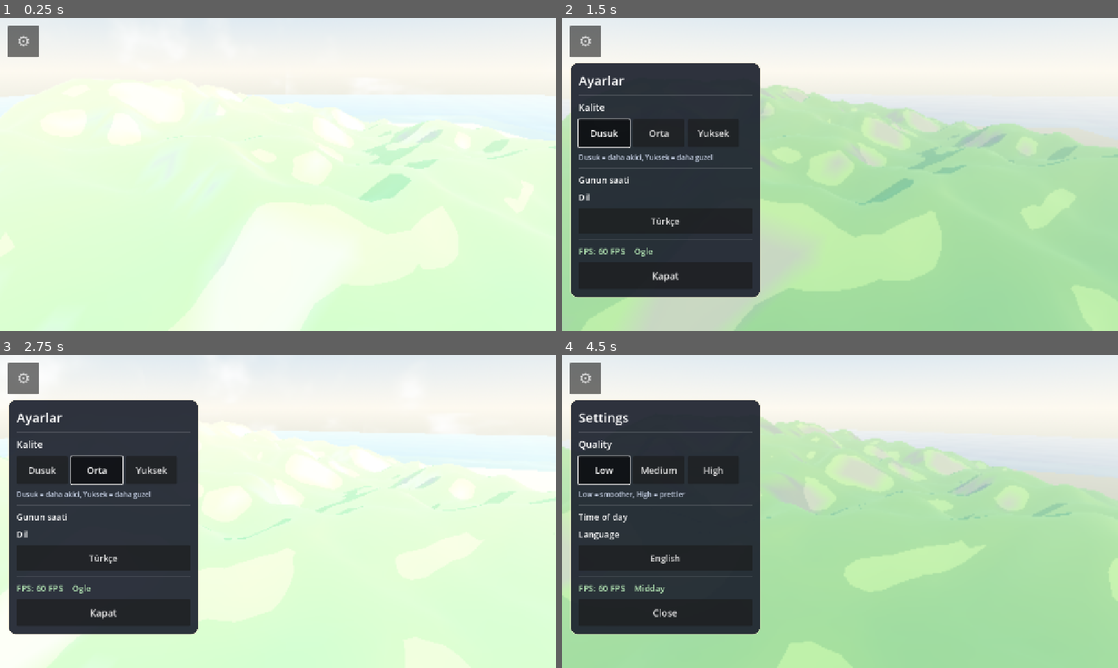
Above: before the commit, frames 1-4 (two rows, left to right).
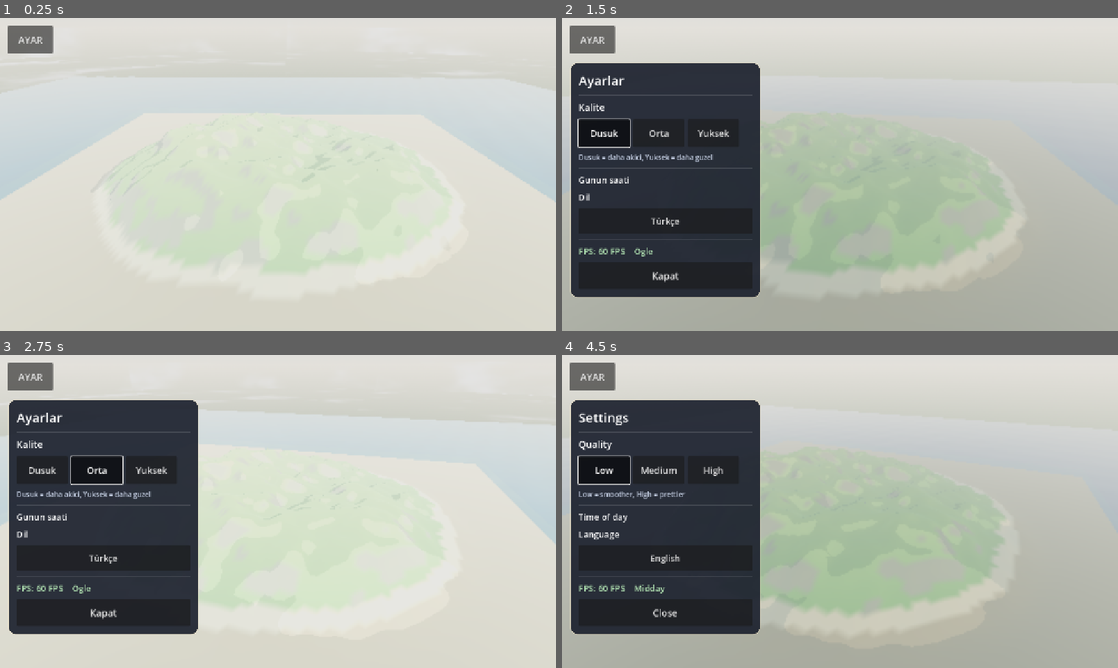
Above: after the commit, the same moments.

Repository: eraslan19j/game
Game: Godot game, scene res://scenes/world/world.tscn
The game is run twice, just before and just after one commit, with the same random seed, the same clock (stepped at 60 frames per second) and the same inputs.
Inputs:
- Up to frame 1 (0.25 s): no input
- Up to frame 2 (1.5 s): click "⚙" (after the commit: "AYAR") at 0.5 s; click "Dusuk" at 1.25 s
- Up to frame 3 (2.75 s): click "Orta" at 2 s
- Up to frame 4 (4.5 s): click "Yuksek" at 2.75 s; click "Türkçe" at 3.5 s; click "Low" at 4.25 s

The runs differ from the first frame. In frame 1, 89% of the frame differs, in the area x 0-100%, y 0-100%; in frame 2, 67%; in frame 3, 61%; in frame 4, 67%.

Commit message:
Gorsel duzeltme: pozlama, tonemap, kamera kadraji, bulut kubbesi, AYAR butonu
Ekran goruntusunde gorulen sorunlar:
- asiri pozlama (ortam isigi 1.3 -> 0.55, gunes 1.35 -> 1.05, ACES tonemap)
- zemin uzerinde beyaz lekeler (toon isik katkisi 0.82)
- ufukta sert bant (bulut kubbesi 220 -> 700 m, ufukta sonum)
- AYAR butonu glif hatasi (emoji -> yazi)
- kamera cok yakindi (115 m mesafe, 52 m yukseklik)

Co-authored-by: arena-agent <297053741+arena-agent@users.noreply.github.com>

Diff:
--- a/scenes/world/world.tscn
+++ b/scenes/world/world.tscn
@@ -27,9 +27,12 @@
 background_mode = 2
 sky = SubResource("Sky_main")
 ambient_light_source = 3
-ambient_light_energy = 1.3
+ambient_light_energy = 0.55
+ambient_light_sky_contribution = 1.0
 reflected_light_source = 2
-tonemap_mode = 2
+tonemap_mode = 3
+tonemap_exposure = 0.92
+tonemap_white = 6.0
 fog_enabled = true
 fog_light_color = Color(0.96, 0.95, 0.9, 1)
 fog_light_energy = 1.0
@@ -48,7 +51,7 @@
 shader_parameter/rim_tint = Color(1, 0.93, 0.78, 1)
 shader_parameter/rim_strength = 0.2
 shader_parameter/roughness_value = 0.95
-shader_parameter/brightness = 1.02
+shader_parameter/brightness = 0.92
 
 [sub_resource type="ShaderMaterial" id="ShaderMaterial_clouds"]
 shader = ExtResource("6_clouds")
@@ -76,7 +79,7 @@
 
 [node name="Sun" type="DirectionalLight3D" parent="." groups=["quality_shadows"]]
 light_color = Color(1, 0.95, 0.88, 1)
-light_energy = 1.35
+light_energy = 1.05
 shadow_enabled = true
 directional_shadow_max_distance = 60.0
 directional_shadow_filter = 1
@@ -86,7 +89,7 @@
 script = ExtResource("7_sky")
 
 [node name="Clouds" type="MeshInstance3D" parent="." groups=["quality_clouds"]]
-transform = Transform3D(220, 0, 0, 0, 220, 0, 0, 0, 220, 0, 0, 0)
+transform = Transform3D(700, 0, 0, 0, 700, 0, 0, 0, 700, 0, 0, 0)
 mesh = SubResource("SphereMesh_clouds")
 material_override = SubResource("ShaderMaterial_clouds")
 cast_shadow = 0
--- a/scripts/ui/settings_menu.gd
+++ b/scripts/ui/settings_menu.gd
@@ -37,10 +37,10 @@
 
 	# --- Ayar butonu (sol ust) ---
 	var gear := Button.new()
-	gear.text = "⚙"
+	gear.text = "AYAR"
 	gear.name = "GearButton"
-	gear.add_theme_font_size_override("font_size", 34)
-	gear.custom_minimum_size = Vector2(72, 72)
+	gear.add_theme_font_size_override("font_size", 22)
+	gear.custom_minimum_size = Vector2(104, 64)
 	gear.position = Vector2(18, 18)
 	gear.tooltip_text = "Ayarlar"
 	gear.pressed.connect(toggle)
--- a/scripts/world/sky_cycle.gd
+++ b/scripts/world/sky_cycle.gd
@@ -10,8 +10,8 @@
 @export var day_length: float = 600.0
 @export var start_phase: float = 0.28
 @export var sun_distance: float = 300.0
-@export var day_light_energy: float = 1.35
-@export var night_light_energy: float = 0.16
+@export var day_light_energy: float = 1.05
+@export var night_light_energy: float = 0.10
 
 # (faz, gokyuzu ust, gokyuzu ufuk, gunes rengi, sis rengi, ortam enerjisi, bulut rengi)
 const KEYS := [
--- a/scripts/world/world.gd
+++ b/scripts/world/world.gd
@@ -9,9 +9,9 @@
 ##   - Kamerayi yavasca sahnenin etrafinda dondurur (3D oldugu belli olsun diye)
 
 @export var orbit_speed_deg: float = 6.0
-@export var camera_distance: float = 60.0
-@export var camera_height: float = 22.0
-@export var camera_pitch_deg: float = -19.0
+@export var camera_distance: float = 115.0
+@export var camera_height: float = 52.0
+@export var camera_pitch_deg: float = -26.0
 @export var sun_pitch_deg: float = -48.0
 @export var sun_yaw_deg: float = -42.0
 
--- a/shaders/clouds.gdshader
+++ b/shaders/clouds.gdshader
@@ -31,7 +31,8 @@
 	vec3 col = mix(cloud_shade.rgb, cloud_color.rgb, smoothstep(0.15, 0.75, a));
 
 	ALBEDO = col;
-	ALPHA = a * alpha_scale * mix(1.0, 0.55, v * 0.0);
-	// Ufka yaklastikca hafifce solsun.
-	ALPHA *= mix(0.35, 1.0, smoothstep(0.0, 0.35, v));
+	ALPHA = a * alpha_scale;
+	// Ufka yaklastikca solsun (sert bant olusmasin).
+	float horizon_fade = smoothstep(0.02, 0.30, v);
+	ALPHA *= horizon_fade * (1.0 - smoothstep(0.72, 1.0, v) * 0.85);
 }
--- a/shaders/toon.gdshader
+++ b/shaders/toon.gdshader
@@ -32,5 +32,5 @@
 	float q = floor(wrapped * bands + 0.5) / bands;
 	q = clamp(q, 0.12, 1.0);
 	vec3 tint = mix(shade_tint.rgb, vec3(1.0, 1.0, 1.0), smoothstep(0.2, 0.95, q));
-	DIFFUSE_LIGHT += tint * LIGHT_COLOR * ATTENUATION * q / PI;
+	DIFFUSE_LIGHT += tint * LIGHT_COLOR * ATTENUATION * q * 0.82 / PI;
 }
Binary file added: ci_screenshot_preview.png
